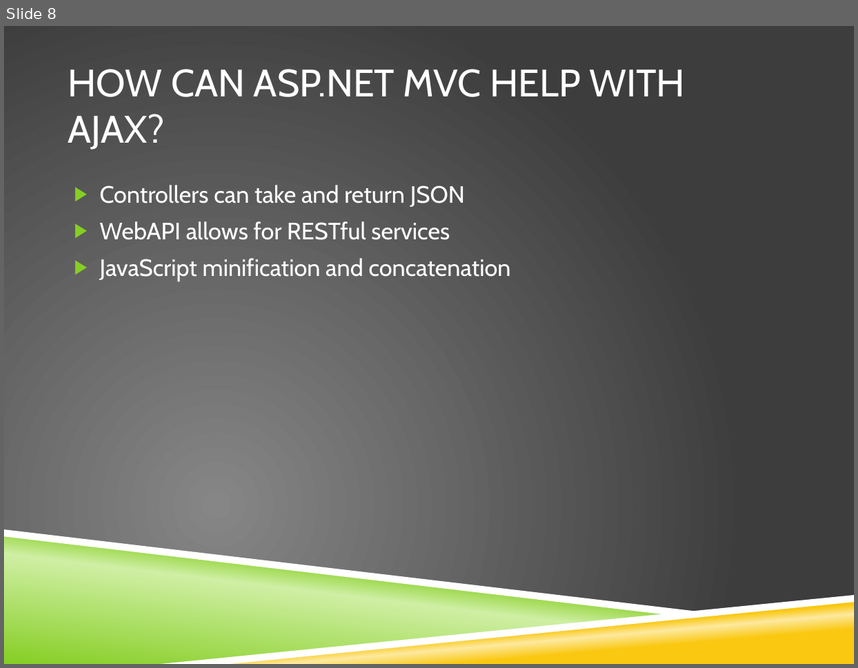
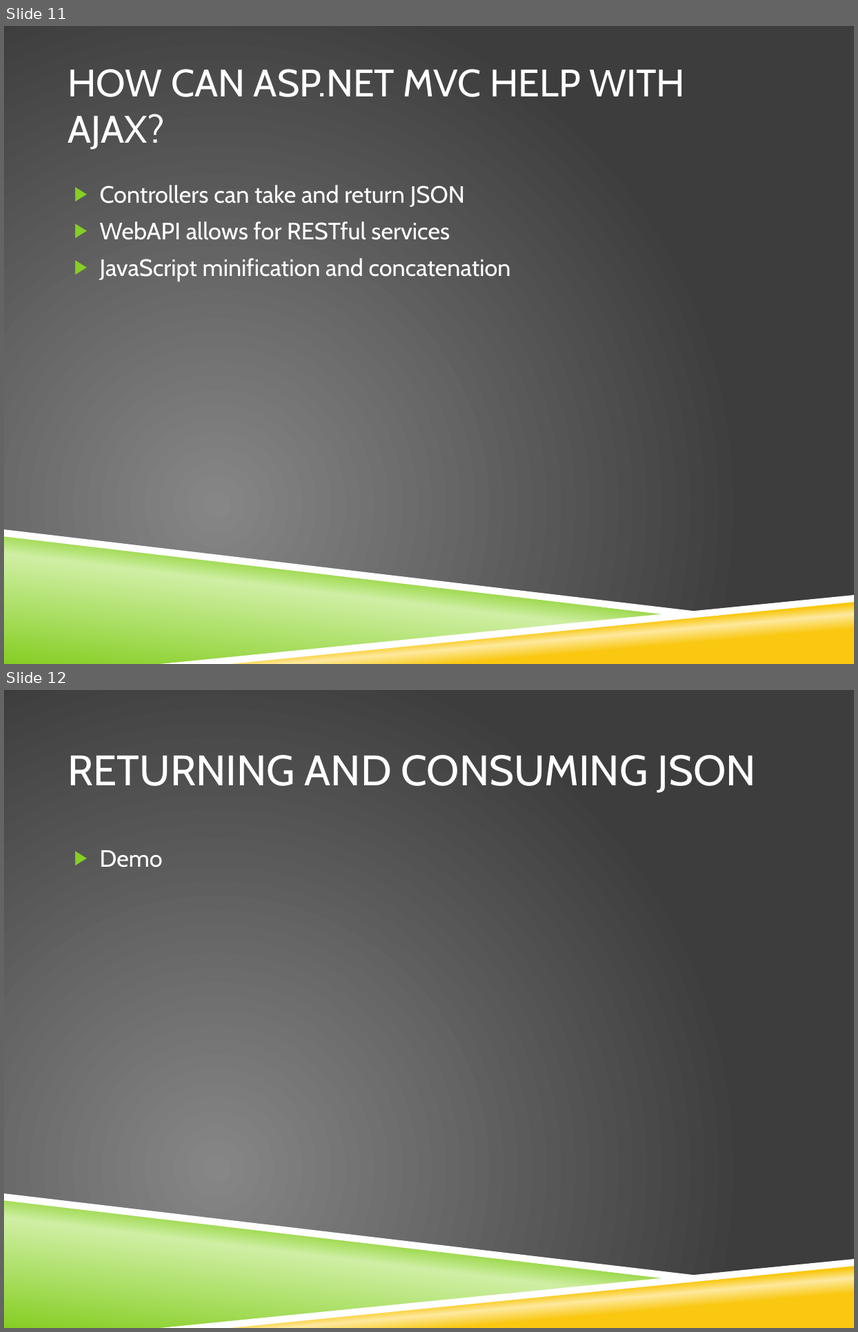
Before and after one commit to stimms/SinglePageApplications, a slide deck: Building Single page applications.pptx. Shown one above the other, each under a label of ours: slide 8 before the commit, slides 11 and 12 after it. The pictures are 858x668 and 858x1332 pixels, drawn with LibreOffice and Linux fonts; fonts in the diff are those of the drawing; background and template pictures are left out. Boxes give left, top, right and bottom in pixels: in the first picture for what was removed or moved away, otherwise in the second. Text is boxed around its words. In the diff, an @@ line names an element or a change of style, - is before the commit and + after.

```diff
--- a/Building Single page applications.pptx
+++ b/Building Single page applications.pptx
@@ slide 12 added at [4, 690, 854, 1328], background picture (left out); not listed: 4 template elements that a slide beside it also shows @@
@@ title added at [67, 755, 756, 793], 36 pt, text #FFFFFF @@
+RETURNING AND CONSUMING JSON
@@ text added at [100, 850, 163, 867], 20 pt, text #FFFFFF @@
+▶ Demo
@@ what was slide 8 is now slide 11 @@
```
Also in this commit, not shown: 5 other slides added.
